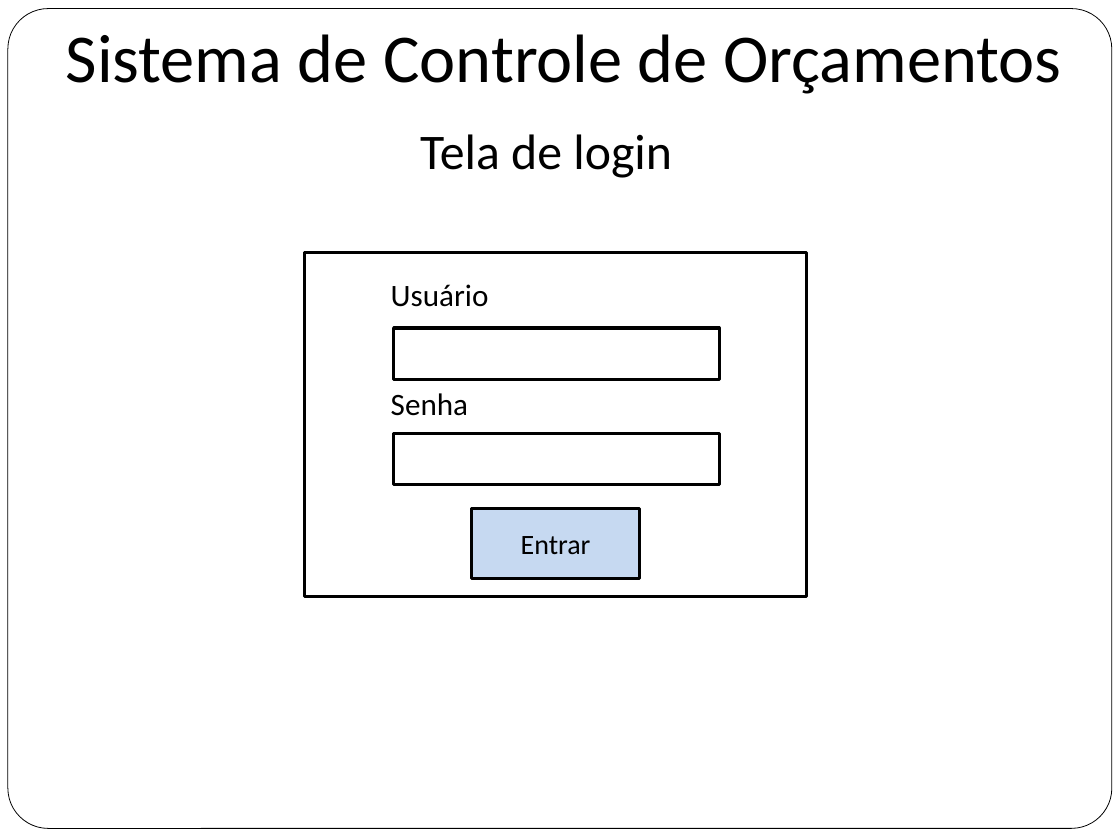
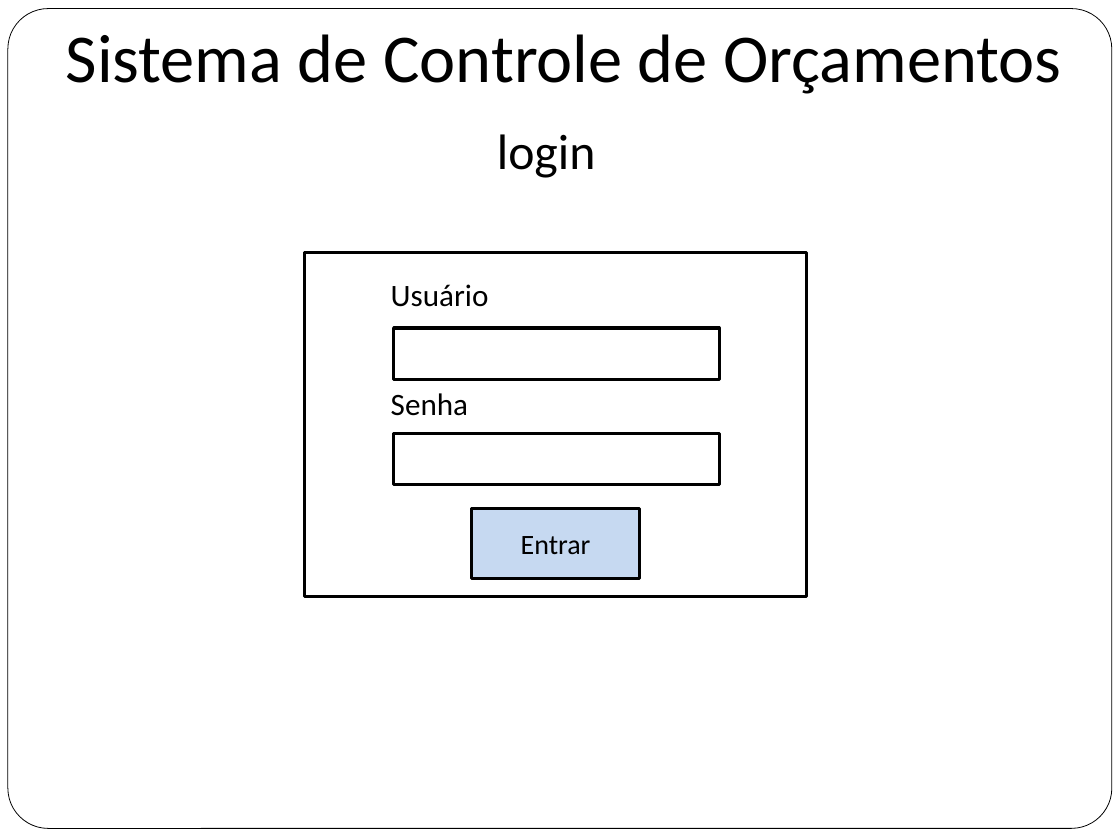
Before and after one commit to flaviochagas/PosGrupo4, a slide deck: slide 1 of Site/site/documentos/prototipos - V_3.0.pptx. Drawn at 1120x840 pixels with LibreOffice and Linux fonts; fonts in the diff are those of the drawing. Boxes give left, top, right and bottom in pixels: in the first picture for what was removed or moved away, otherwise in the second. Text is boxed around its words. In the diff, an @@ line names an element or a change of style, - is before the commit and + after.

```diff
--- a/Site/site/documentos/prototipos - V_3.0.pptx
+++ b/Site/site/documentos/prototipos - V_3.0.pptx
@@ text at [497,134,596,178]: text changed @@
-Tela de login
+login
```
Also in this commit, not shown: 5 other slides changed, 7 other files.
